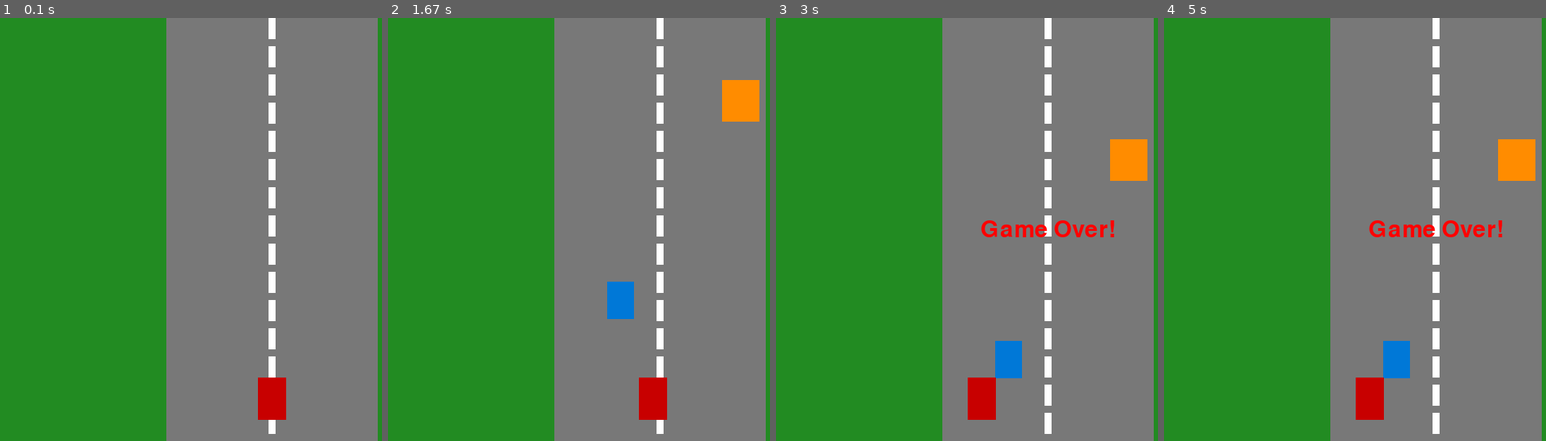
Above: before the commit, frames 1-4 (left to right).
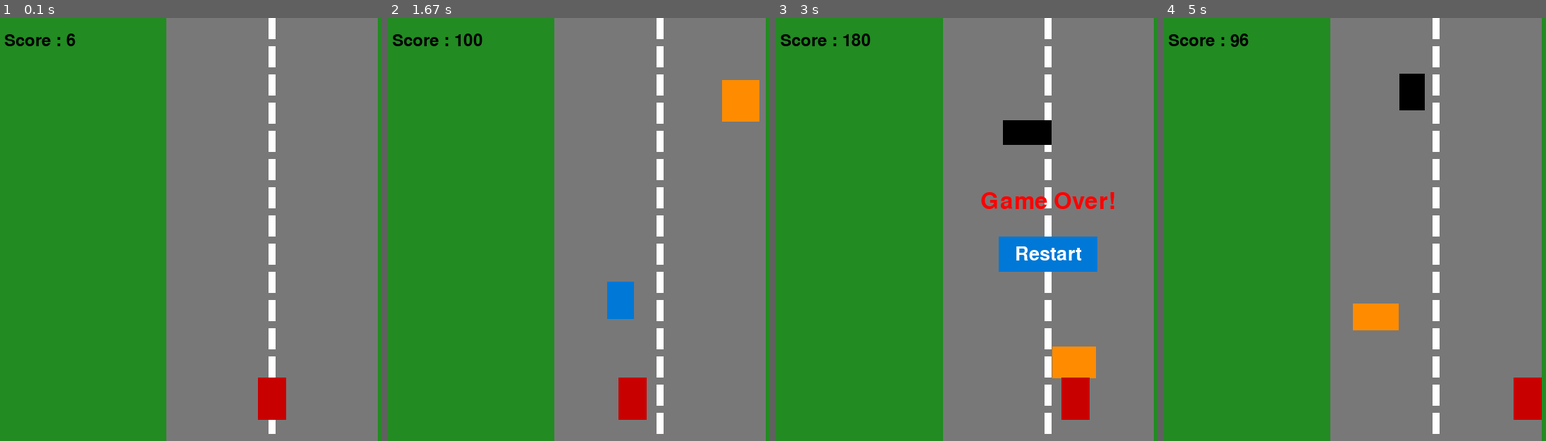
Above: after the commit, the same moments.

Repository: RaphaelGEAY/Projet-PyGame
Game: pygame game, started from Game.py
Same seed, same stepped clock (60 frames per second), same inputs: the game is played once before the commit and once after it.
Inputs (mouse positions are in pixels of both pictures, inside the frame that each line leads up to):
- Up to frame 1 (0.1 s): no input
- Up to frame 2 (1.67 s): hold Right 0.33-0.8 s; hold Left from 1.33 s (still down)
- Up to frame 3 (3 s): release Left at 1.87 s; tap Space at 2.33, 2.73 s; hold Right from 2.67 s (still down)
- Up to frame 4 (5 s): tap Space at 3.03, 3.73, 4.03, 4.23, 4.53, 4.73 s; release Right at 3.3 s; click (1435, 254) at 3.38 s, where only the run after the commit has a clickable "Restart"; hold Left 3.67-4.13 s; hold Right 4.17-4.63 s; hold Right from 4.67 s (still down)

The runs differ from the first frame. In frame 1, 0.2% of the frame differs, in the area x 1-20%, y 3-7%; in frame 2, 1.4%; in frame 3, 8.5%, in the area x 1-98%, y 0-100%; in frame 4, 5.3%.

Commit message:
test interface

Diff:
--- a/Game.py
+++ b/Game.py
@@ -19,24 +19,35 @@
 RED = (200, 0, 0)
 OBSTACLE_COLORS = [(0,0,0), (0,120,215), (255,140,0), (128,0,128)]
 
-# Voiture
+
+ # Voiture
 car_width, car_height = 40, 60
 car_x = WIDTH // 2 - car_width // 2
 car_y = HEIGHT - car_height - 30
-car_speed = 7
+car_vel = 0
+car_acc = 0.7
+car_friction = 0.15
+car_max_speed = 10
+# Boost
+boost_obstacle_speed = 4  # vitesse supplémentaire plus raisonnable
 
 # Route
 road_width = 300
 road_x = WIDTH // 2 - road_width // 2
 
+
 # Obstacles
 obstacles = []
 obstacle_timer = 0
 obstacle_interval = 40  # frames
+obstacle_base_speed = 7
+
 
 clock = pygame.time.Clock()
 font = pygame.font.SysFont(None, 48)
+score_font = pygame.font.SysFont(None, 36)
 game_over = False
+score = 0
 
 def spawn_obstacle():
     obs_width = random.randint(30, 70)
@@ -44,27 +55,57 @@
     obs_x = random.randint(road_x, road_x + road_width - obs_width)
     obs_y = -obs_height
     color = random.choice(OBSTACLE_COLORS)
-    obstacles.append({"rect": pygame.Rect(obs_x, obs_y, obs_width, obs_height), "color": color})
+    # 30% des obstacles zigzaguent
+    zigzag = random.random() < 0.3
+    zigzag_speed = random.choice([-2, 2]) if zigzag else 0
+    obstacles.append({
+        "rect": pygame.Rect(obs_x, obs_y, obs_width, obs_height),
+        "color": color,
+        "zigzag": zigzag,
+        "zigzag_speed": zigzag_speed
+    })
+
 
 while True:
-    for event in pygame.event.get():
+
+    # Gestion des événements (une seule fois par frame)
+    events = pygame.event.get()
+    restart_rect = None
+    keys = pygame.key.get_pressed()
+    for event in events:
         if event.type == pygame.QUIT:
             pygame.quit()
             sys.exit()
+        if not game_over and event.type == pygame.KEYDOWN:
+            if event.key == pygame.K_LEFT:
+                car_vel = -car_max_speed
+            if event.key == pygame.K_RIGHT:
+                car_vel = car_max_speed
 
     if not game_over:
-        # Contrôles clavier (gauche/droite uniquement)
-        keys = pygame.key.get_pressed()
-        if keys[pygame.K_LEFT]:
-            car_x -= car_speed
-        if keys[pygame.K_RIGHT]:
-            car_x += car_speed
+        # Réduction progressive de la largeur de la route
+        min_road_width = 120
+        road_width = max(min_road_width, 300 - score // 100)
+        road_x = WIDTH // 2 - road_width // 2
+
+        # Décélération naturelle
+        if car_vel > 0:
+            car_vel -= car_friction
+            if car_vel < 0:
+                car_vel = 0
+        elif car_vel < 0:
+            car_vel += car_friction
+            if car_vel > 0:
+                car_vel = 0
+        car_x += car_vel
 
         # Empêcher la voiture de sortir de la route
         if car_x < road_x:
             car_x = road_x
+            car_vel = 0
         if car_x + car_width > road_x + road_width:
             car_x = road_x + road_width - car_width
+            car_vel = 0
 
         # Génération d'obstacles
         obstacle_timer += 1
@@ -72,9 +113,24 @@
             spawn_obstacle()
             obstacle_timer = 0
 
-        # Mouvement des obstacles
+        # Boost sur la vitesse des obstacles (tant que ESPACE est maintenu)
+        if keys[pygame.K_SPACE]:
+            obstacle_speed = obstacle_base_speed + score // 120 + boost_obstacle_speed
+        else:
+            obstacle_speed = obstacle_base_speed + score // 120
+
         for obs in obstacles:
-            obs["rect"].y += 7
+            obs["rect"].y += obstacle_speed
+            # Zigzag horizontal
+            if obs["zigzag"]:
+                obs["rect"].x += obs["zigzag_speed"]
+                # Rebondir sur les bords de la route
+                if obs["rect"].x < road_x:
+                    obs["rect"].x = road_x
+                    obs["zigzag_speed"] *= -1
+                if obs["rect"].x + obs["rect"].width > road_x + road_width:
+                    obs["rect"].x = road_x + road_width - obs["rect"].width
+                    obs["zigzag_speed"] *= -1
 
         # Collision
         car_rect = pygame.Rect(car_x, car_y, car_width, car_height)
@@ -84,6 +140,9 @@
 
         # Retirer les obstacles hors écran
         obstacles = [obs for obs in obstacles if obs["rect"].y < HEIGHT]
+
+        # Score
+        score += 1
 
     # Dessin de la carte
     screen.fill(GREEN)  # Herbe
@@ -98,10 +157,33 @@
     # Dessin de la voiture
     pygame.draw.rect(screen, RED, (car_x, car_y, car_width, car_height))
 
+    # Affichage du score
+    score_text = score_font.render(f"Score : {score}", True, (0,0,0))
+    screen.blit(score_text, (20, 20))
+
+    # Affichage Game Over et bouton Restart
     if game_over:
         text = font.render("Game Over!", True, (255,0,0))
-        text_rect = text.get_rect(center=(WIDTH//2, HEIGHT//2))
+        text_rect = text.get_rect(center=(WIDTH//2, HEIGHT//2 - 40))
         screen.blit(text, text_rect)
+
+        restart_font = pygame.font.SysFont(None, 40)
+        restart_text = restart_font.render("Restart", True, WHITE)
+        restart_rect = pygame.Rect(WIDTH//2 - 70, HEIGHT//2 + 10, 140, 50)
+        pygame.draw.rect(screen, (0,120,215), restart_rect)
+        screen.blit(restart_text, restart_text.get_rect(center=restart_rect.center))
 
     pygame.display.flip()
     clock.tick(60)
+
+    # Gestion du clic sur le bouton Restart
+    if game_over and restart_rect is not None:
+        for event in events:
+            if event.type == pygame.MOUSEBUTTONDOWN:
+                if restart_rect.collidepoint(event.pos):
+                    car_x = WIDTH // 2 - car_width // 2
+                    car_vel = 0
+                    obstacles = []
+                    obstacle_timer = 0
+                    score = 0
+                    game_over = False
--- /dev/null
+++ b/Vehicules/Vehicule.py
@@ -0,0 +1,9 @@
+class Vehicule:
+    def __init__(self, vitesseH, vitesseV, multiplicateur):
+        self.vitesseH = vitesseH
+        self.vitesseV = vitesseV
+        self.multiplicateur = multiplicateur
+
+    def deplacement_h(self):
+
+    def boost(self):
Empty file added: Vehicules/Fourgon.py
Empty file added: Vehicules/Moto.py
Empty file added: Vehicules/Velo.py
Empty file added: Vehicules/VoitureDeBase.py
Empty file added: Vehicules/VoitureDeCourse.py
